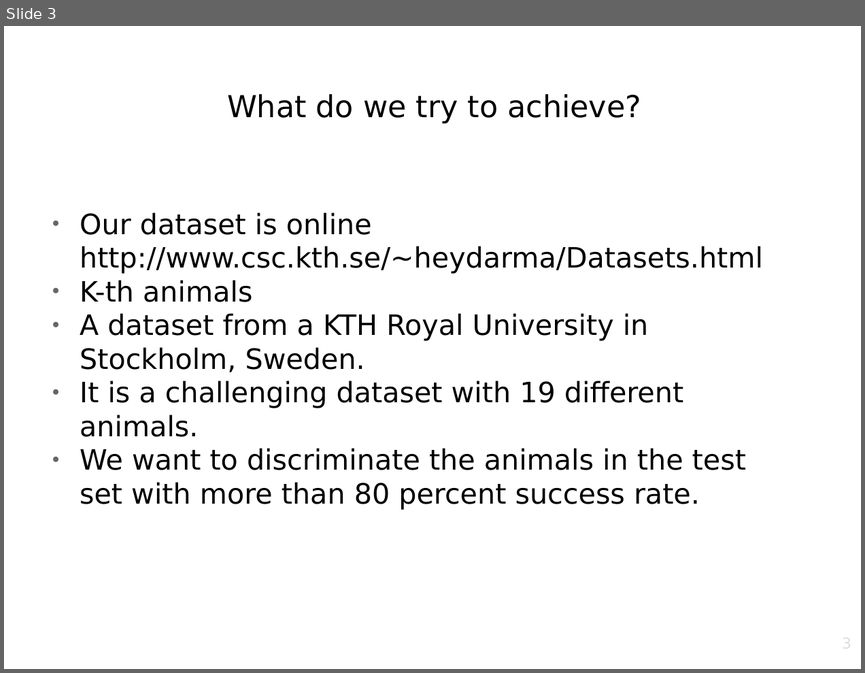
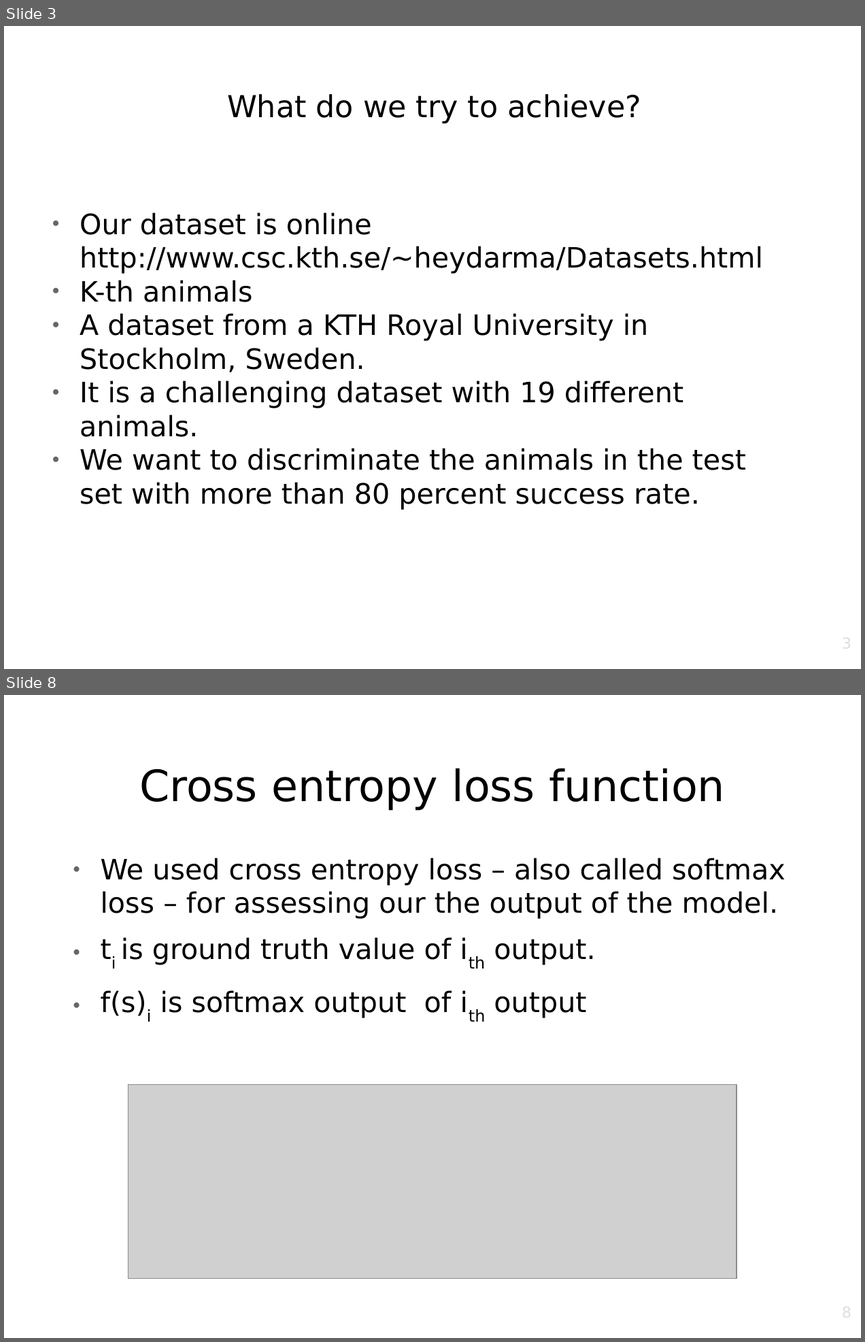
Before and after one commit to srknzl/cmpe462-project, a slide deck: Presentation.odp. Shown one above the other, each under a label of ours: slide 3 before the commit, slides 3 and 8 after it; the slides between them are not shown. The pictures are 865x673 and 865x1342 pixels, drawn with LibreOffice and Linux fonts; fonts in the diff are those of the drawing; grey boxes stand for pictures; background and template pictures are left out. Boxes give left, top, right and bottom in pixels: in the first picture for what was removed or moved away, otherwise in the second. Text is boxed around its words. In the diff, an @@ line names an element or a change of style, - is before the commit and + after.

Commit message:
add presentation images

```diff
--- a/Presentation.odp
+++ b/Presentation.odp
@@ slide 8 added at bbox=[4, 695, 861, 1338], background picture (left out) @@
@@ title added at bbox=[139, 768, 725, 810], 40 pt, text #000000 @@
+Cross entropy loss function
@@ text added at bbox=[101, 858, 785, 1021], 26 pt, text #000000 @@
+● We used cross entropy loss – also called softmax loss – for assessing our the output of the model.
+● ti is ground truth value of ith output.
+● f(s)i is softmax output of ith output
@@ picture added at bbox=[128, 1085, 736, 1278] @@
@@ page number added at bbox=[653, 1303, 852, 1338], 14 pt, text #DDDDDD @@
+8
```
Also in this commit, not shown: 5 slides changed, 2 other slides added, 2 other files.
